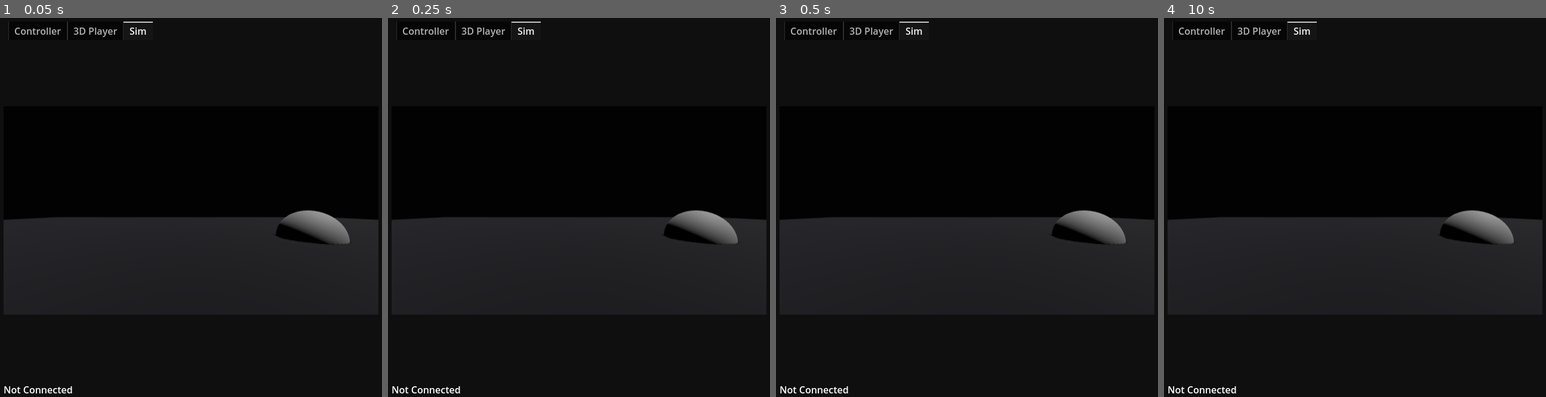
Above: before the commit, frames 1-4 (left to right).
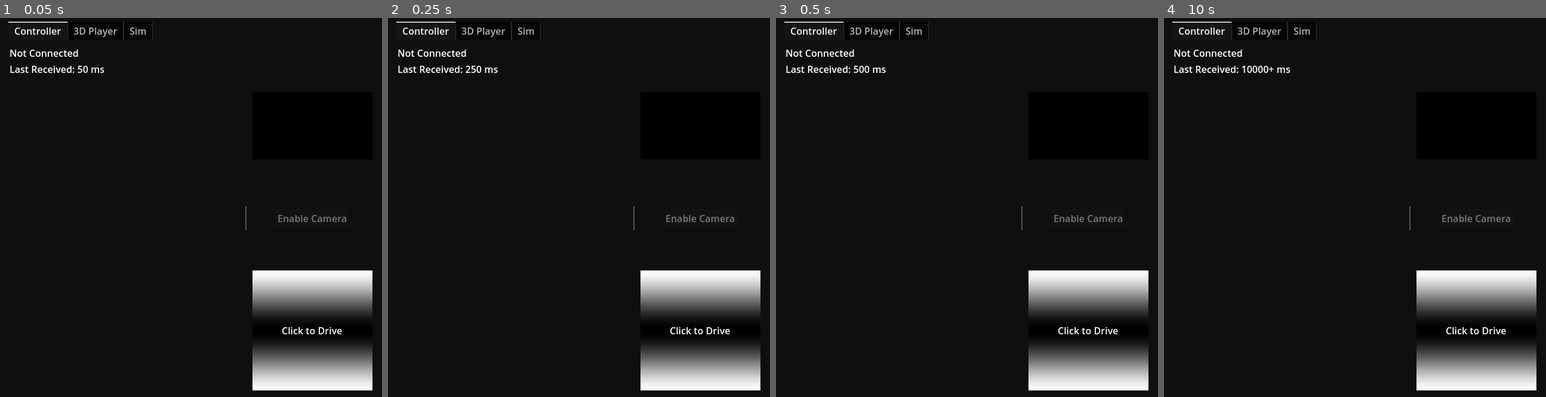
Above: after the commit, the same moments.

Repository: utahrobotics/lunadev-2024
Game: Godot game, scene res://main.tscn
The game is run twice, just before and just after one commit, with the same random seed, the same clock (stepped at 60 frames per second) and the same inputs.
Inputs (mouse positions are in pixels of both pictures, inside the frame that each line leads up to):
- Up to frame 1 (0.05 s): no input
- Up to frame 2 (0.25 s): no input
- Up to frame 3 (0.5 s): no input
- Up to frame 4 (10 s): tap Enter every 0.75 s from 0.5 to 4.25 s; move the mouse to (1439, 188) at 0.52 s; click (1439, 188) at 0.67 s; drag from (1278, 226) to (1335, 287) at 1.27 s; move the mouse to (1393, 124) at 2.02 s; click (1393, 124) at 2.17 s; drag from (1335, 287) to (1240, 150) at 2.77 s; move the mouse to (1469, 268) at 3.52 s; click (1469, 268) at 3.67 s; drag from (1240, 150) to (1297, 112) at 4.27 s; move the mouse to (1374, 207) at 5.02 s; click (1374, 207) at 5.17 s; drag from (1297, 112) to (1278, 226) at 5.77 s; move the mouse to (1439, 188) at 6.52 s; click (1439, 188) at 6.67 s; drag from (1278, 226) to (1335, 287) at 7.27 s; move the mouse to (1393, 124) at 8.02 s; click (1393, 124) at 8.17 s; drag from (1335, 287) to (1240, 150) at 8.77 s; move the mouse to (1469, 268) at 9.52 s; click (1469, 268) at 9.67 s

The runs differ from the first frame. In frame 1, 14% of the frame differs, in the area x 0-100%, y 0-100%; in frame 2, 14%; in frame 3, 14%; in frame 4, 14%.

Commit message:
lunabase camera streaming

Diff:
--- a/lunabase/lunabot.gd
+++ b/lunabase/lunabot.gd
@@ -9,7 +9,7 @@
 
 signal connected
 signal disconnected
-signal camera_frame_received(img: Image)
+signal camera_chunk_received(coords: Vector2i, img: Image)
 signal network_statistics(total_bytes: float, ping: int, packet_loss: float, packet_throttle: float)
 signal odometry_received(origin: Vector2)
 signal something_received
@@ -45,12 +45,21 @@
 	return is_connected
 
 
+class Statistics:
+	var data_received: int
+	var packet_loss: int
+	var delta: float
+
+
 func _run_thr():
 	var last_receive_time := Time.get_ticks_msec()
 	var pinged := false
+	var statistics: Array[Statistics] = []
 
 	while running:
+		var start_service_time := Time.get_ticks_msec()
 		var result: Array = server.service(200)
+		var delta := (Time.get_ticks_msec() - start_service_time) / 1000.0
 
 		lunabot_mutex.lock()
 		if lunabot != null and lunabot.is_active():
@@ -62,12 +71,34 @@
 					ENetPacketPeer.FLAG_RELIABLE
 				)
 
+			var stats := Statistics.new()
+			stats.data_received = server.pop_statistic(ENetConnection.HOST_TOTAL_RECEIVED_DATA) + server.pop_statistic(ENetConnection.HOST_TOTAL_SENT_DATA)
+			stats.packet_loss = lunabot.get_statistic(ENetPacketPeer.PEER_PACKET_LOSS) / ENetPacketPeer.PACKET_LOSS_SCALE
+			stats.delta = delta
+			statistics.append(stats)
+
+			var total_time := 0.0
+			var data_received := 0.0
+			var packet_loss := 0.0
+
+			for i in range(statistics.size() - 1, -1, -1):
+				stats = statistics[i]
+				total_time += stats.delta
+				data_received += stats.data_received
+				packet_loss += stats.packet_loss
+				if total_time > 2.0:
+					statistics = statistics.slice(i + 1)
+					break
+
+			data_received /= total_time
+			packet_loss /= total_time
+
 			call_deferred(
 				"emit_signal",
 				"network_statistics",
-				server.pop_statistic(ENetConnection.HOST_TOTAL_RECEIVED_DATA) + server.pop_statistic(ENetConnection.HOST_TOTAL_SENT_DATA),
+				roundi(data_received),
 				roundi(lunabot.get_statistic(ENetPacketPeer.PEER_ROUND_TRIP_TIME) / 2),
-				lunabot.get_statistic(ENetPacketPeer.PEER_PACKET_LOSS) / ENetPacketPeer.PACKET_LOSS_SCALE,
+				roundi(packet_loss),
 				lunabot.get_statistic(ENetPacketPeer.PEER_PACKET_THROTTLE) / ENetPacketPeer.PACKET_THROTTLE_SCALE
 			)
 		lunabot_mutex.unlock()
@@ -129,11 +160,6 @@
 	server.destroy()
 
 
-var camera_image_buffers: Array[PackedByteArray]
-var camera_image_idx := -1
-var collected_fragment_count: int
-
-
 func _on_receive(channel: int) -> void:
 	call_deferred("emit_signal", "something_received")
 	lunabot_mutex.lock()
@@ -144,50 +170,15 @@
 			pass
 
 		Channels.CAMERA:
-			var current_camera_image_index := data.decode_u32(0)
-			var current_camera_image_fragment_idx := data.decode_u8(4)
-
-			if current_camera_image_fragment_idx == 0:
-				if current_camera_image_index <= camera_image_idx:
-					print_debug("Out of order fragment A")
-					return
-
-				collected_fragment_count = 1
-				camera_image_idx = current_camera_image_index
-				var fragment_count := data.decode_u8(5)
-				camera_image_buffers.clear()
-				camera_image_buffers.append(data.slice(6))
-
-				if fragment_count > 1:
-					for _i in range(fragment_count - 1):
-						camera_image_buffers.append(PackedByteArray())
-					return
-
-			elif current_camera_image_index != camera_image_idx:
-				print_debug("Out of order fragment B")
-				return
-
+			var x := data.decode_u16(0)
+			var y := data.decode_u16(2)
+
+			var img := Image.new()
+			var err := img.load_webp_from_buffer(data.slice(4))
+			if err == OK:
+				call_deferred("emit_signal", "camera_chunk_received", Vector2i(x, y), img)
 			else:
-				if not camera_image_buffers[current_camera_image_fragment_idx].is_empty():
-					push_error("Received the same fragment again!")
-					return
-
-				camera_image_buffers[current_camera_image_fragment_idx] = data.slice(5)
-				collected_fragment_count += 1
-
-				if collected_fragment_count < camera_image_buffers.size():
-					return
-
-			data = camera_image_buffers[0]
-
-			for i in range(1, camera_image_buffers.size()):
-				data.append_array(camera_image_buffers[i])
-
-			var img := Image.new()
-			var err := img.load_webp_from_buffer(data)
-			if err != OK:
 				push_error("Error parsing camera frame: %s" % err)
-			call_deferred("emit_signal", "camera_frame_received", img)
 
 		Channels.ODOMETRY:
 			var x := data.decode_float(0)
--- a/lunabase/main.tscn
+++ b/lunabase/main.tscn
@@ -78,21 +78,56 @@
 		text = \"Last Received: %s ms\" % [roundi(timer * 1000)]
 "
 
-[sub_resource type="Gradient" id="Gradient_k12v6"]
-colors = PackedColorArray(0, 0, 0, 1, 0, 0, 0, 1)
-
-[sub_resource type="GradientTexture2D" id="GradientTexture2D_adsri"]
-gradient = SubResource("Gradient_k12v6")
-height = 32
-
 [sub_resource type="GDScript" id="GDScript_67ds2"]
-script/source = "extends TextureRect
+script/source = "extends GridContainer
+
+
+const IMAGE_WIDTH := 1280
+const IMAGE_HEIGHT := 720
+const MAX_CHUNK_WIDTH := 32
+
+var texture_rects: Array = []
 
 
 func _ready() -> void:
-	Lunabot.camera_frame_received.connect(
-		func(img: Image):
-			texture = ImageTexture.create_from_image(img)
+	#custom_minimum_size = Vector2i(IMAGE_WIDTH as float / IMAGE_HEIGHT * 200, 200)
+	get_parent().ratio = IMAGE_WIDTH as float / IMAGE_HEIGHT
+	var max_x := ceili(IMAGE_WIDTH as float / MAX_CHUNK_WIDTH)
+	columns = max_x
+	var max_y := ceili(IMAGE_HEIGHT as float / MAX_CHUNK_WIDTH)
+
+	for y in range(0, max_y):
+		var arr: Array[TextureRect] = []
+		texture_rects.append(arr)
+		var height: int
+		if y == max_y - 1:
+			height = IMAGE_HEIGHT % MAX_CHUNK_WIDTH
+			if height == 0:
+				height = IMAGE_HEIGHT % MAX_CHUNK_WIDTH
+		else:
+			height = MAX_CHUNK_WIDTH
+
+		for x in range(0, max_x):
+			var width: int
+			if x == max_x - 1:
+				width = IMAGE_WIDTH % MAX_CHUNK_WIDTH
+				if width == 0:
+					width = MAX_CHUNK_WIDTH
+			else:
+				width = MAX_CHUNK_WIDTH
+
+			var texture_rect := TextureRect.new()
+			texture_rect.expand_mode = TextureRect.EXPAND_IGNORE_SIZE
+			texture_rect.size_flags_horizontal = Control.SIZE_EXPAND_FILL
+			texture_rect.size_flags_vertical = Control.SIZE_EXPAND_FILL
+			#texture_rect.stretch_mode = TextureRect.STRETCH_KEEP_ASPECT
+			arr.append(texture_rect)
+			texture_rect.texture = ImageTexture.create_from_image(Image.create(width, height, false, Image.FORMAT_RGB8))
+			add_child(texture_rect)
+
+	Lunabot.camera_chunk_received.connect(
+		func(coords: Vector2i, img: Image):
+			texture_rects[coords.y][coords.x].texture.update(img)
 	)
 "
 
@@ -563,11 +598,9 @@
 grow_horizontal = 2
 grow_vertical = 2
 theme_override_styles/panel = SubResource("StyleBoxEmpty_f0mli")
-current_tab = 2
 script = SubResource("GDScript_45865")
 
 [node name="Controller" type="HSplitContainer" parent="."]
-visible = false
 layout_mode = 2
 theme_override_constants/autohide = 0
 split_offset = 400
@@ -604,12 +637,20 @@
 [node name="VBoxContainer" type="VBoxContainer" parent="Controller/MarginContainer"]
 layout_mode = 2
 
-[node name="TextureRect" type="TextureRect" parent="Controller/MarginContainer/VBoxContainer"]
-custom_minimum_size = Vector2(0, 200)
-layout_mode = 2
-texture = SubResource("GradientTexture2D_adsri")
-expand_mode = 5
-stretch_mode = 5
+[node name="VBoxContainer2" type="VBoxContainer" parent="Controller/MarginContainer/VBoxContainer"]
+layout_mode = 2
+size_flags_vertical = 3
+alignment = 1
+
+[node name="AspectRatioContainer" type="AspectRatioContainer" parent="Controller/MarginContainer/VBoxContainer/VBoxContainer2"]
+layout_mode = 2
+stretch_mode = 0
+
+[node name="Camera" type="GridContainer" parent="Controller/MarginContainer/VBoxContainer/VBoxContainer2/AspectRatioContainer"]
+layout_mode = 2
+theme_override_constants/h_separation = 0
+theme_override_constants/v_separation = 0
+columns = 10
 script = SubResource("GDScript_67ds2")
 
 [node name="HBoxContainer" type="HBoxContainer" parent="Controller/MarginContainer/VBoxContainer"]
@@ -761,6 +802,7 @@
 editable = false
 
 [node name="Sim" type="VBoxContainer" parent="."]
+visible = false
 layout_mode = 2
 
 [node name="AspectRatioContainer" type="AspectRatioContainer" parent="Sim"]
@@ -776,7 +818,7 @@
 handle_input_locally = false
 msaa_3d = 1
 size = Vector2i(628, 348)
-render_target_update_mode = 4
+render_target_update_mode = 0
 
 [node name="Node3D" type="Node3D" parent="Sim/AspectRatioContainer/SubViewportContainer/SubViewport"]
 
Not shown: 1 places in lunabase/main.tscn that only renumber resources
